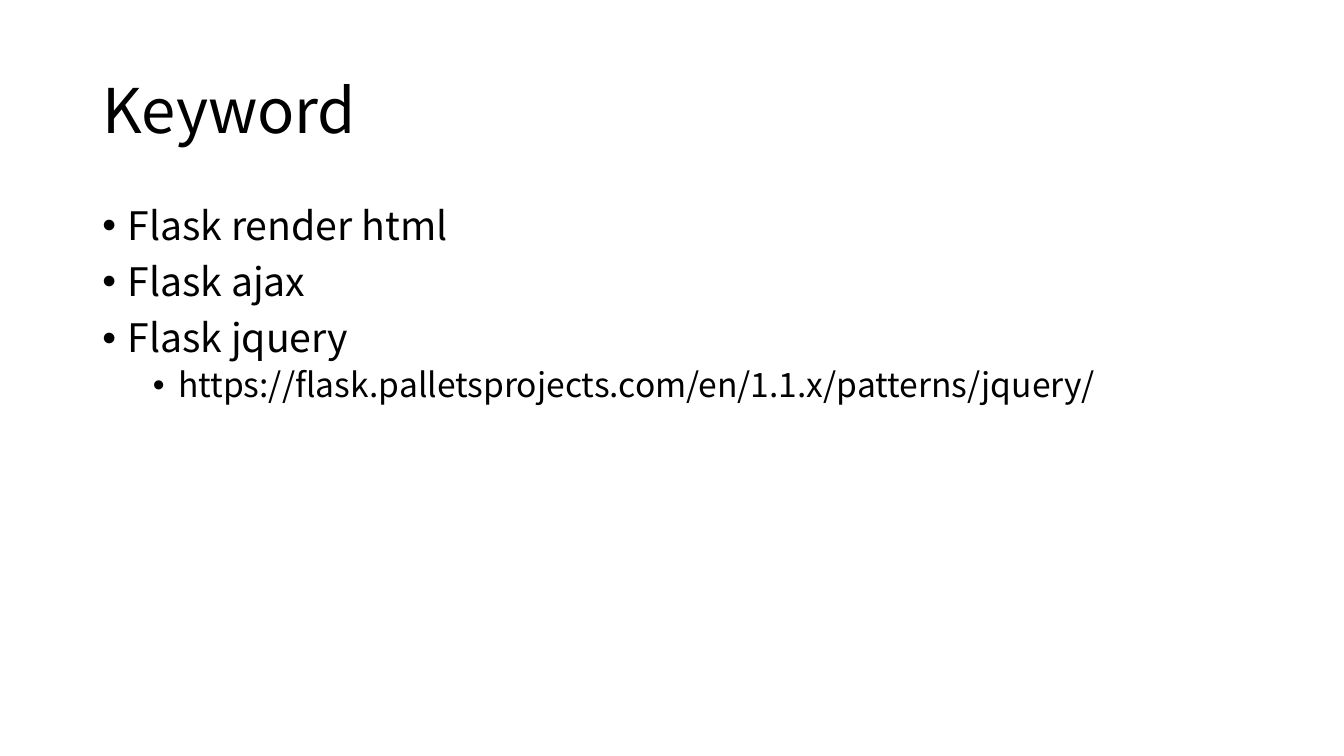
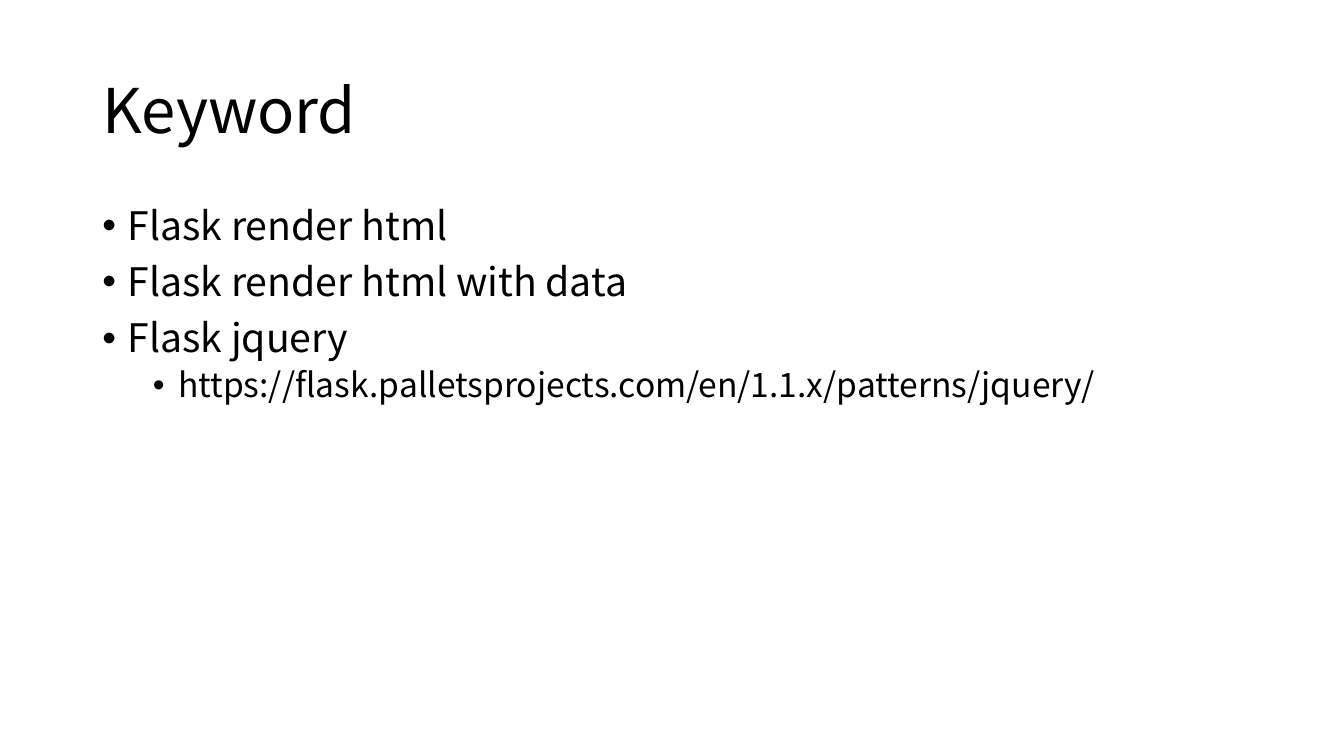
Before and after one commit to makotovnjp/Talent5PythonFlask, a slide deck: slide 3 of doc/Dùng Flask để xây dựng webTuan2.pptx. Drawn at 1344x756 pixels with LibreOffice and Linux fonts; fonts in the diff are those of the drawing. Boxes give left, top, right and bottom in pixels: in the first picture for what was removed or moved away, otherwise in the second. Text is boxed around its words. In the diff, an @@ line names an element or a change of style, - is before the commit and + after.

Commit message:
update

```diff
--- a/doc/Dùng Flask để xây dựng webTuan2.pptx
+++ b/doc/Dùng Flask để xây dựng webTuan2.pptx
@@ text at (128,264,628,297): text changed @@
-• Flask ajax
+• Flask render html with data
```
